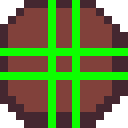
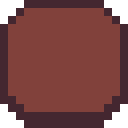
Two versions of the same layered image (128 × 128). Layer-by-layer changes:
hid "Layer 3" over [0, 0, 128, 128]
painted on "Layer 1" over [96, 0, 128, 128]
